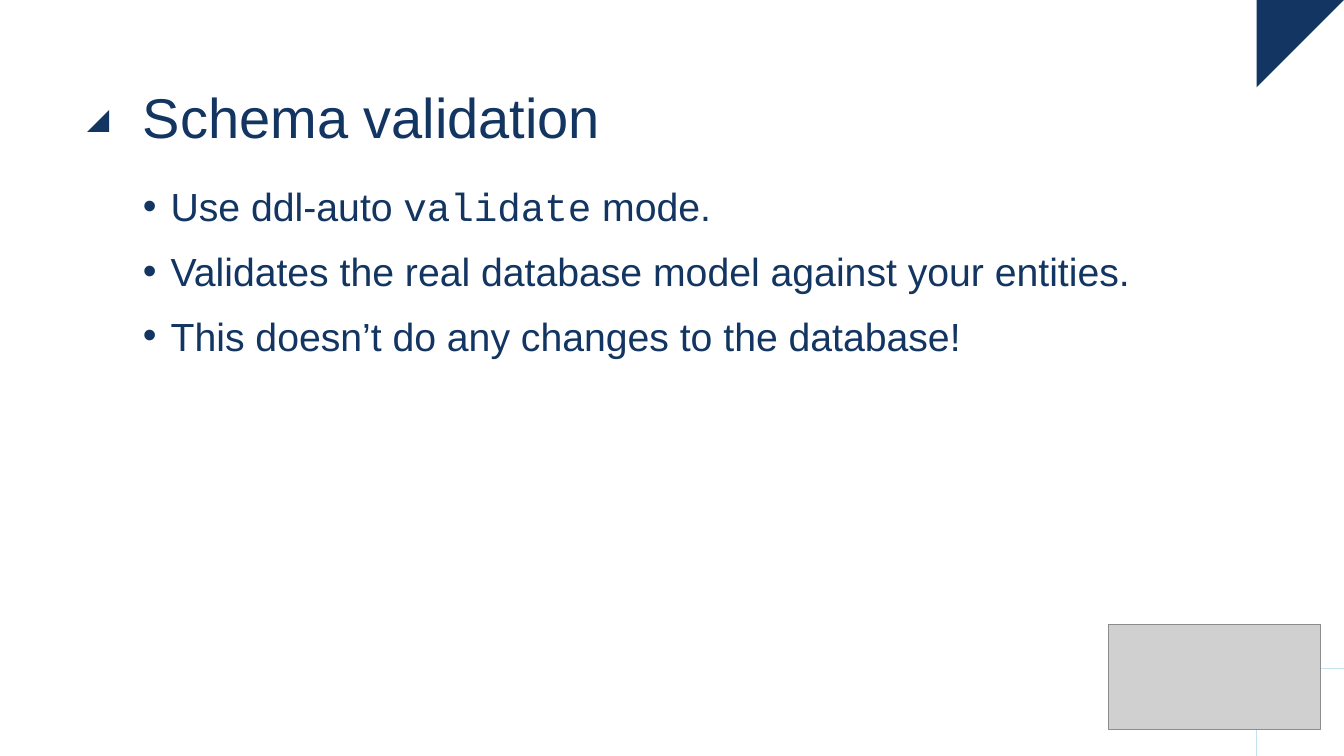
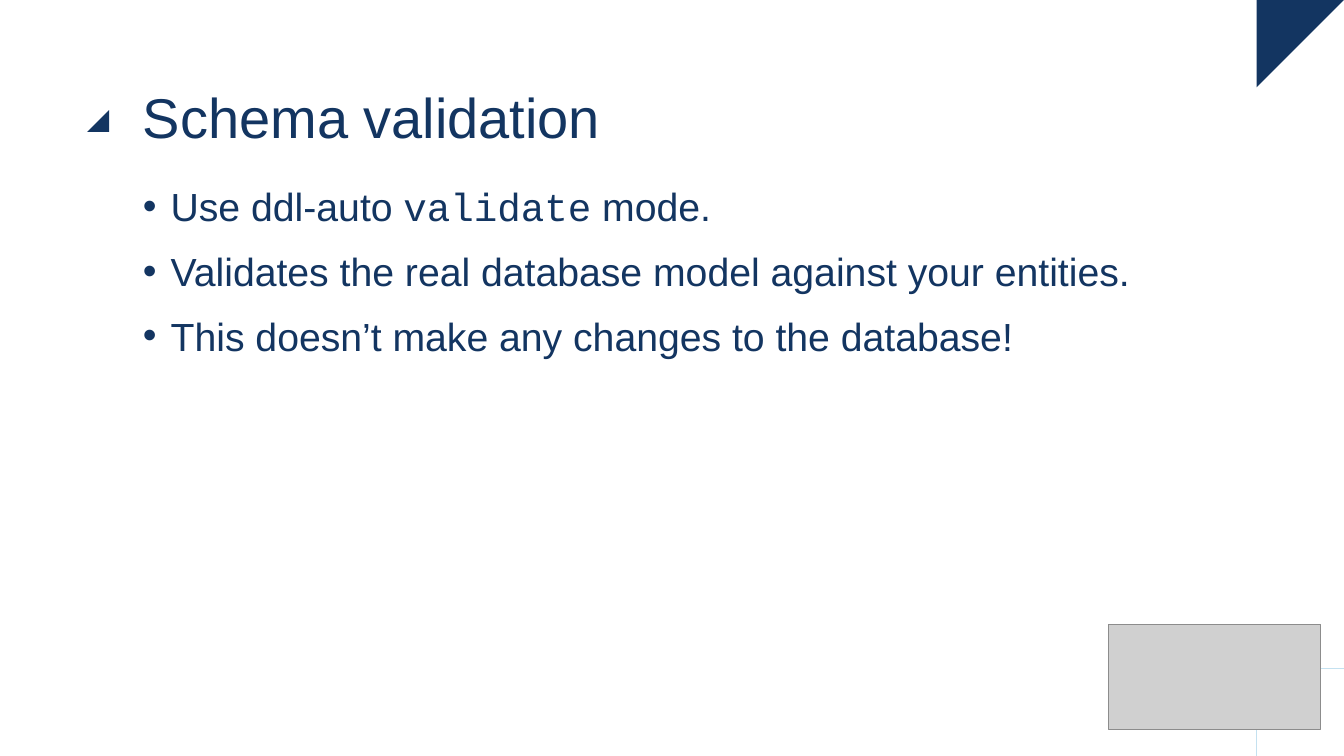
Before and after one commit to raoulvdberge/jpa-with-hibernate, a slide deck: slide 33 of slides.pptx. Drawn at 1344x756 pixels with LibreOffice and Linux fonts; fonts in the diff are those of the drawing; grey boxes stand for pictures. Boxes give left, top, right and bottom in pixels: in the first picture for what was removed or moved away, otherwise in the second. Text is boxed around its words. In the diff, an @@ line names an element or a change of style, - is before the commit and + after.

```diff
--- a/slides.pptx
+++ b/slides.pptx
@@ text at (x1=171, y1=322, x2=1013, y2=359): text changed @@
-• This doesn’t do any changes to the database!
+• This doesn’t make any changes to the database!
```
Also in this commit, not shown: 22 other slides changed, 1 other file.
